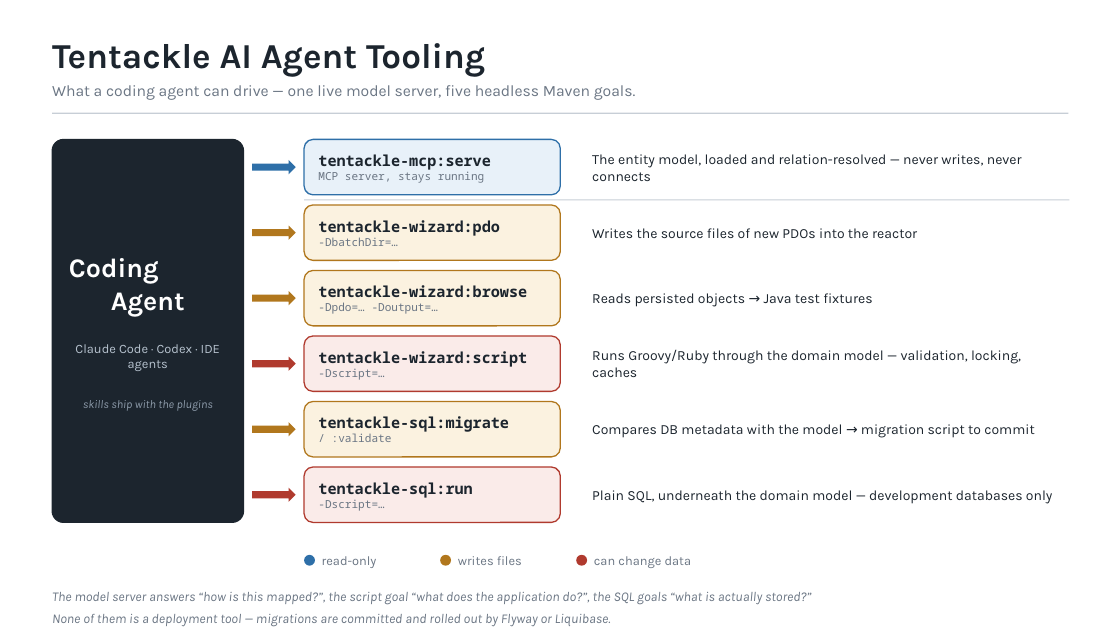
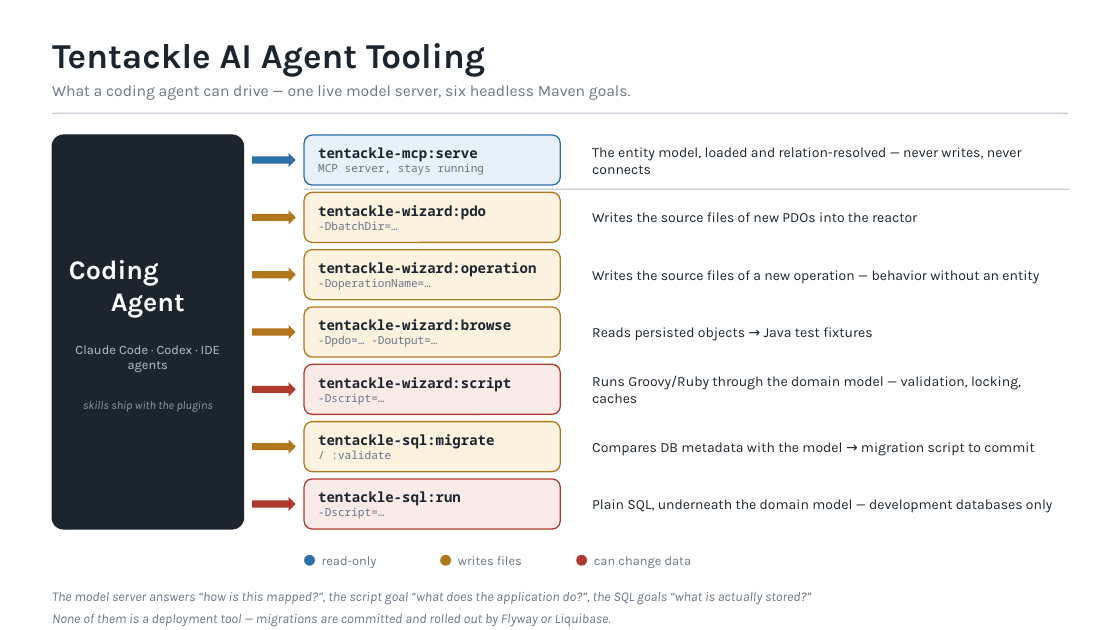
Before and after one commit to krake-com/tentackle, a slide deck: slide 1 of src/main/docs/assets/tentackle-ai-agents.pptx. Drawn at 1120x630 pixels with LibreOffice and Linux fonts; fonts in the diff are those of the drawing. Boxes give left, top, right and bottom in pixels: in the first picture for what was removed or moved away, otherwise in the second. Text is boxed around its words. In the diff, an @@ line names an element or a change of style, - is before the commit and + after.

Commit message:
updated docs assets and presentation

```diff
--- a/src/main/docs/assets/tentackle-ai-agents.pptx
+++ b/src/main/docs/assets/tentackle-ai-agents.pptx
@@ text at [52,85,630,100]: text changed @@
-What a coding agent can drive — one live model server, five headless Maven goals.
+What a coding agent can drive — one live model server, six headless Maven goals.
@@ rounded rectangle "Coding Agent": place and size @@
-rounded rectangle "Coding Agent" at [52,139,244,523]
+rounded rectangle "Coding Agent" at [52,135,244,529]
@@ rounded rectangle "tentackle-mcp:serve": place and size @@
-rounded rectangle "tentackle-mcp:serve" at [304,139,560,195]
+rounded rectangle "tentackle-mcp:serve" at [304,135,560,186]
@@ text in rounded rectangle at [318,147,477,162]: size 13 to 12 pt in "tentackle-mcp:serve" @@
@@ text "The entity model, loaded and ...": place and size @@
-text "The entity model, loaded and ..." at [592,154,1022,181]
+text "The entity model, loaded and ..." at [592,147,1022,174]
@@ right arrow: place and size @@
-right arrow at [252,160,296,175]
+right arrow at [252,153,296,167]
@@ rounded rectangle "tentackle-wizard:pdo": place and size @@
-rounded rectangle "tentackle-wizard:pdo" at [304,205,560,260]
+rounded rectangle "tentackle-wizard:pdo" at [304,192,560,243]
@@ rectangle: place and size @@
-rectangle at [304,199,1070,200]
+rectangle at [304,189,1070,190]
@@ text in rounded rectangle at [318,205,486,220]: size 13 to 12 pt in "tentackle-wizard:pdo" @@
@@ text "Writes the source files of ...": place and size @@
-text "Writes the source files of ..." at [592,228,917,238]
+text "Writes the source files of ..." at [592,212,917,222]
@@ right arrow: place and size @@
-right arrow at [252,226,296,240]
+right arrow at [252,210,296,224]
@@ right arrow added at [252,268,296,282], fill #B1771D @@
@@ rounded rectangle added at [304,250,560,300], fill #FBF2E0, outline #B1771D 1.1 pt, 12 pt, text #1C252E, bold @@
+tentackle-wizard:operation
+-DoperationName=…
@@ text added at [592,270,1039,284], 12 pt, text #1C252E @@
+Writes the source files of a new operation — behavior without an entity
@@ right arrow: place and size @@
-right arrow at [252,291,296,305]
+right arrow at [252,325,296,339]
@@ rounded rectangle "tentackle-wizard:browse": place and size @@
-rounded rectangle "tentackle-wizard:browse" at [304,271,560,326]
+rounded rectangle "tentackle-wizard:browse" at [304,307,560,357]
@@ text in rounded rectangle at [318,319,511,330]: size 13 to 12 pt in "tentackle-wizard:browse" @@
@@ text "Reads persisted objects → Java ...": place and size @@
-text "Reads persisted objects → Java ..." at [592,293,872,307]
+text "Reads persisted objects → Java ..." at [592,327,872,341]
@@ right arrow: place and size @@
-right arrow at [252,357,296,371]
+right arrow at [252,382,296,397]
@@ rounded rectangle "tentackle-wizard:script": place and size @@
-rounded rectangle "tentackle-wizard:script" at [304,336,560,392]
+rounded rectangle "tentackle-wizard:script" at [304,365,560,415]
@@ text in rounded rectangle at [318,377,511,392]: size 13 to 12 pt in "tentackle-wizard:script" @@
@@ text "Runs Groovy/Ruby through the domain ...": place and size @@
-text "Runs Groovy/Ruby through the domain ..." at [592,350,1021,377]
+text "Runs Groovy/Ruby through the domain ..." at [592,376,1021,403]
@@ right arrow: place and size @@
-right arrow at [252,423,296,437]
+right arrow at [252,439,296,454]
@@ rounded rectangle "tentackle-sql:migrate": place and size @@
-rounded rectangle "tentackle-sql:migrate" at [304,402,560,457]
+rounded rectangle "tentackle-sql:migrate" at [304,422,560,472]
@@ text in rounded rectangle at [318,434,494,449]: size 13 to 12 pt in "tentackle-sql:migrate" @@
@@ text "Compares DB metadata with the ...": place and size @@
-text "Compares DB metadata with the ..." at [592,424,1034,438]
+text "Compares DB metadata with the ..." at [592,442,1034,456]
@@ rounded rectangle "tentackle-sql:run": place and size @@
-rounded rectangle "tentackle-sql:run" at [304,467,560,523]
+rounded rectangle "tentackle-sql:run" at [304,479,560,529]
@@ text "Plain SQL, underneath the domain ...": place and size @@
-text "Plain SQL, underneath the domain ..." at [592,490,1052,504]
+text "Plain SQL, underneath the domain ..." at [592,499,1052,513]
@@ right arrow: place and size @@
-right arrow at [252,487,296,502]
+right arrow at [252,497,296,512]
@@ text in rounded rectangle at [318,491,461,506]: size 13 to 12 pt in "tentackle-sql:run" @@
```
Also in this commit, not shown: 1 other file.
